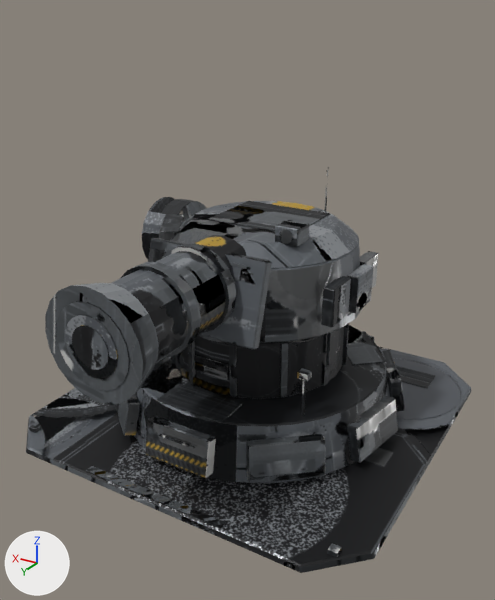
What one commit did to the FBX model assets/models/chs_maw/export/chs_maw.fbx.
One viewpoint serves both versions: a 50 mm lens placed at (-19.5, 33.9, 24.4), pointed at (-0.5, 2.2, 8.5). Arrows for +X, +Y and +Z are at lower left; the lights stay in place. The older version comes first. Where no turn or scale is listed for an object, it has been applied to the vertices.

In view in the first picture: 'base_bar', 'base_glow_power_bar', 'base_glow_running_bar', 'turret_bar', 'turret_glow_running_bar', 'turret_glow_weapon_bar'.
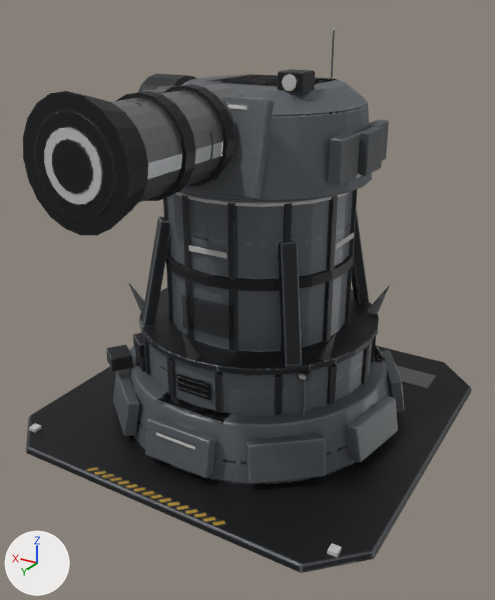
Pixel boxes (x1, y1, x2, y2) of what changed, in the pictures (495 x 600 px; the box of a moved part takes in the faces that stretch with it):
'base_bar', reshaped (40% taller): before (26, 299, 472, 573); after (26, 189, 472, 573)
'turret_bar', surface changed, moved: before (45, 170, 378, 405); after (23, 30, 389, 236)
'turret_glow_weapon_bar', surface changed, moved: before (65, 315, 118, 379); after (44, 127, 102, 204)
'base_glow_power_bar', moved (mostly hidden before): before (198, 333, 328, 347); after (176, 192, 348, 207)
'turret_glow_running_bar', surface changed, moved: before (164, 167, 352, 315); after (228, 27, 362, 178)
part 1 of me_base_006, added: after (335, 233, 354, 249)
part 2 of me_base_006, added: after (189, 245, 227, 259)
part 3 of me_base_006, surface changed: (29, 362, 400, 557) in both
part 4 of me_base_005, moved or reshaped: before (229, 343, 237, 397); after (215, 372, 224, 413)
part 5 of me_base_005, moved or reshaped (not visible before): after (274, 375, 283, 415)
part 6 of me_base_005, moved or reshaped: before (321, 332, 331, 385); after (327, 365, 337, 405)
part 7 of me_base_005, added: after (361, 346, 370, 384)
part 8 of me_base_005, moved or reshaped: before (342, 323, 349, 365); after (371, 336, 376, 359)
part 9 of me_base_005, moved or reshaped: before (195, 355, 228, 380); after (182, 195, 194, 341)
part 10 of me_base_005, moved or reshaped: before (175, 299, 344, 399); after (168, 191, 352, 352)
part 11 of me_base_005, moved or reshaped (not visible before): after (228, 203, 237, 352)
part 12 of me_base_005, added: after (166, 251, 354, 292)
part 13 of me_base_005, moved or reshaped (not visible before): after (182, 295, 234, 340)
part 14 of me_base_005, built on: before (171, 341, 288, 397); after (129, 189, 390, 415)
part 15 of me_base_005, surface changed: before (26, 325, 472, 573); after (26, 333, 472, 573)

The change, as a diff of the scene's bpy script:
```diff
--- a/assets/models/chs_maw/export/chs_maw.fbx.py
+++ b/assets/models/chs_maw/export/chs_maw.fbx.py
@@ me_turret_005 @@
 me_turret_005.from_pydata(...)  # 48 vertices, 32 faces; spans x -6.18..2.6, y -4.08..5.83, z 0.71..7.85
+# me_turret_005 part 19: 32 kept faces spanning x -6.18..2.6, y -4.08..5.83, z 0.71..7.85 get new texture (UV) coordinates
 me_turret_005.materials.append(mat_chs_maw_bar)
@@ me_base_008 @@
-me_base_008.from_pydata(...)  # 48 vertices, 26 faces; spans x -5.5..5.5, y -5.5..5.5, z 7.18..7.34
+me_base_008.from_pydata(...)  # 48 vertices, 26 faces; spans x -5.5..5.5, y -5.5..5.5, z 15.05..15.21
+# me_base_008 part 18: the whole mesh is moved by (0.0, 0.0, 7.87)
 me_base_008.materials.append(mat_chs_maw_bar)
@@ me_base_005 @@
-me_base_005.from_pydata(...)  # 1156 vertices, 1104 faces; spans x -11.7..11.7, y -11.7..11.7, z 0.0..7.5
+me_base_005.from_pydata(...)  # 1932 vertices, 1806 faces; spans x -11.7..11.7, y -11.7..11.7, z 0.0..15.4
+# me_base_005 part 4: the loose piece of 8 vertices spanning x -1.6..-1.2, y 5.1..5.5, z 3.9..7.3 is scaled about its middle by (1.11, 1, 0.699), then moved by (-0.2, 1.7, -0.6)
+# me_base_005 part 5: the loose piece of 8 vertices spanning x -4.1..-3.6, y -4.1..-3.6, z 3.9..7.3 is scaled about its middle by (1.04, 1.03, 0.699), then moved by (-0.6, 9.4, -0.6)
+# me_base_005 part 6: the loose piece of 8 vertices spanning x -5.5..-5.1, y 1.2..1.6, z 3.9..7.3 is scaled about its middle by (1.02, 1.07, 0.699), then moved by (-1.2, 1.7, -0.6)
+# me_base_005 part 7: a new loose piece, a box spanning x -7.3..-7.0, y -0.2..0.2, z 3.9..6.25, in mat_chs_maw_bar
+# me_base_005 part 8: the loose piece of 8 vertices spanning x -5.5..-5.1, y -1.6..-1.2, z 3.9..7.3 is scaled about its middle by (1.02, 1.07, 0.699), then moved by (-1.2, -1.7, -0.6)
+# me_base_005 part 9: the loose piece of 8 vertices spanning x -1.1..1.1, y 5.4, z 4.9..5.9 is scaled about its middle by (0.158, -5.8, 8.58), then moved by (1.4, -0.2, 5.5)
+# me_base_005 part 10: the loose piece of 144 vertices spanning x -5.4..5.4, y -5.4..5.4, z 3.7..7.5 is scaled about its middle by (1, 1, 2.42), then moved by (0.0, 0.0, 5.3)
+# me_base_005 part 11: the loose piece of 8 vertices spanning x -0.4..0.4, y -5.8..-5.7, z 6.5..6.6 is scaled about its middle by (-0.435, -4.83, 143), then moved by (-1.4, 11.0, 4.3)
+# me_base_005 part 12: a new loose piece, a 24-sided cylinder along z spanning x -5.65..5.65, y -5.65..5.65, z 10.5..11.1, in mat_chs_maw_bar
+# me_base_005 part 13: the loose piece of 24 vertices spanning x 3.4..3.8, y -4.2..-3.8, z 4.8..5.2 is scaled about its middle by (11, -0.197, -6.45), then moved by (-3.6, 9.6, 3.6)
+# me_base_005 part 14: 50 vertices moved from x -3.6..5.5, y -5.5..5.5, z 3.9..7.3 to x -1.5..7.3, y -5.8..7.2, z 3.9..6.4; 14 vertices removed from x -4.1..1.0, y 3.6..5.6, z 3.9..7.3; 670 vertices added at x -7.4..7.4, y -8.0..8.0, z 3.7..15.2
+# me_base_005 part 15: 809 kept faces spanning x -11.7..11.7, y -11.7..11.7, z 0.0..6.4 get new texture (UV) coordinates
+# other edits to the shape of me_base_005 do not show in these pictures
 me_base_005.materials.append(mat_chs_maw_bar)
@@ me_base_006 @@
-me_base_006.from_pydata(...)  # 40 vertices, 30 faces; spans x -10.2..10.2, y -5.6..10.2, z 0.4..2.6
+me_base_006.from_pydata(...)  # 64 vertices, 48 faces; spans x -10.2..10.2, y -5.6..10.2, z 0.4..12.5
+# me_base_006 part 1: a new loose piece, a box spanning x -5.495..-5.445, y -1.2..1.2, z 12.232..12.532, in mat_chs_maw_bar
+# me_base_006 part 2: a new loose piece, a box spanning x -1.2..1.2, y 5.445..5.495, z 12.232..12.532, in mat_chs_maw_bar
+# me_base_006 part 3: 30 kept faces spanning x -10.2..10.2, y -5.6..10.2, z 0.4..2.6 get new texture (UV) coordinates
+# other edits to the shape of me_base_006 do not show in these pictures
 me_base_006.materials.append(mat_chs_maw_bar)
@@ me_turret_006 @@
 me_turret_006.from_pydata(...)  # 40 vertices, 22 faces; spans x -1.5..1.5, y 14.55..14.61, z 1.72..4.72
+# me_turret_006 part 17: texture (UV) coordinates of 22 of 22 faces, centred in x -1.46..1.46, y 14.55..14.61, z 1.76..4.68, changed; they spanned u 0.08..0.96, v 0.22..0.97 and now span u 0.01..0.95, v 0.21..0.96
 me_turret_006.materials.append(mat_chs_maw_bar)
@@ me_turret_004 @@
 me_turret_004.from_pydata(...)  # 904 vertices, 778 faces; spans x -6.6..8.9, y -6.7..14.6, z 0.0..7.7
+# me_turret_004 part 16: 777 kept faces spanning x -6.6..8.9, y -6.7..14.6, z 0.0..7.7 get new texture (UV) coordinates
 me_turret_004.materials.append(mat_chs_maw_bar)
@@ ob_turret_glow_running_bar @@
 ob_turret_glow_running_bar = bpy.data.objects.new('turret_glow_running_bar', me_turret_005)
-ob_turret_glow_running_bar.location = (0.0, 0.0, 7.51)
+ob_turret_glow_running_bar.location = (0.0, 0.0, 15.38)
@@ ob_turret_glow_weapon_bar @@
 ob_turret_glow_weapon_bar = bpy.data.objects.new('turret_glow_weapon_bar', me_turret_006)
-ob_turret_glow_weapon_bar.location = (0.0, 0.0, 7.51)
+ob_turret_glow_weapon_bar.location = (0.0, 0.0, 15.38)
@@ ob_turret_bar @@
 ob_turret_bar = bpy.data.objects.new('turret_bar', me_turret_004)
-ob_turret_bar.location = (0.0, 0.0, 7.51)
+ob_turret_bar.location = (0.0, 0.0, 15.38)
```
